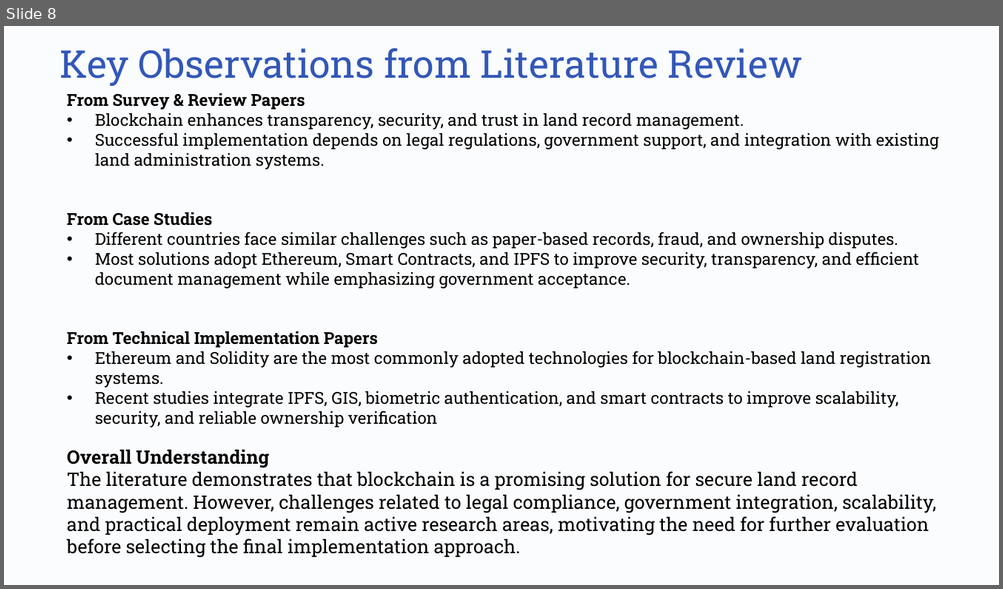
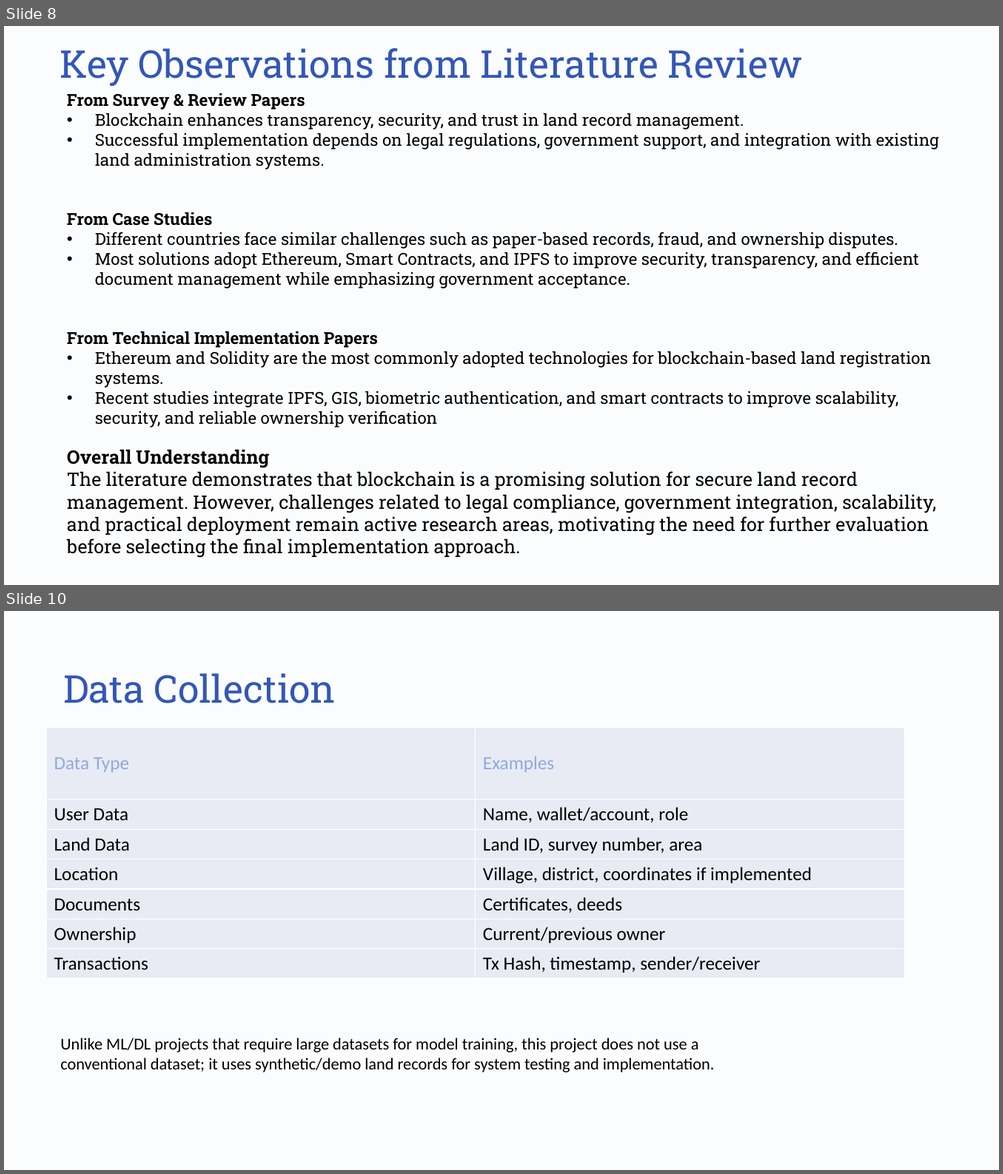
Before and after one commit to mansoorXcoder/bct, a slide deck: doc/T_4_Review_2.pptx. Shown one above the other, each under a label of ours: slide 8 before the commit, slides 8 and 10 after it; the slides between them are not shown. The pictures are 1003x589 and 1003x1174 pixels, drawn with LibreOffice and Linux fonts; fonts in the diff are those of the drawing; background and template pictures are left out. Boxes give left, top, right and bottom in pixels: in the first picture for what was removed or moved away, otherwise in the second. Text is boxed around its words. In the diff, an @@ line names an element or a change of style, - is before the commit and + after.

Commit message:
dataset

```diff
--- a/doc/T_4_Review_2.pptx
+++ b/doc/T_4_Review_2.pptx
@@ slide 10 added at <box>4,611,999,1170</box>, background #000000; not listed: 1 template element that a slide beside it also shows @@
@@ text added at <box>63,673,336,703</box>, 37 pt, text #3257B8 @@
+Data Collection
@@ table added at <box>46,727,905,979</box>, 7 rows, 2 columns @@
+Data Type | Examples
+User Data | Name, wallet/account, role
+Land Data | Land ID, survey number, area
+Location | Village, district, coordinates if implemented
+Documents | Certificates, deeds
+Ownership | Current/previous owner
+Transactions | Tx Hash, timestamp, sender/receiver
@@ text added at <box>60,1038,714,1073</box>, 16 pt, text #000000 @@
+Unlike ML/DL projects that require large datasets for model training, this project does not use a conventional dataset; it uses synthetic/demo land records for system testing and implementation.
```
Also in this commit, not shown: 1 slide changed, 3 other slides added, 3 slides removed, 2 other files.
